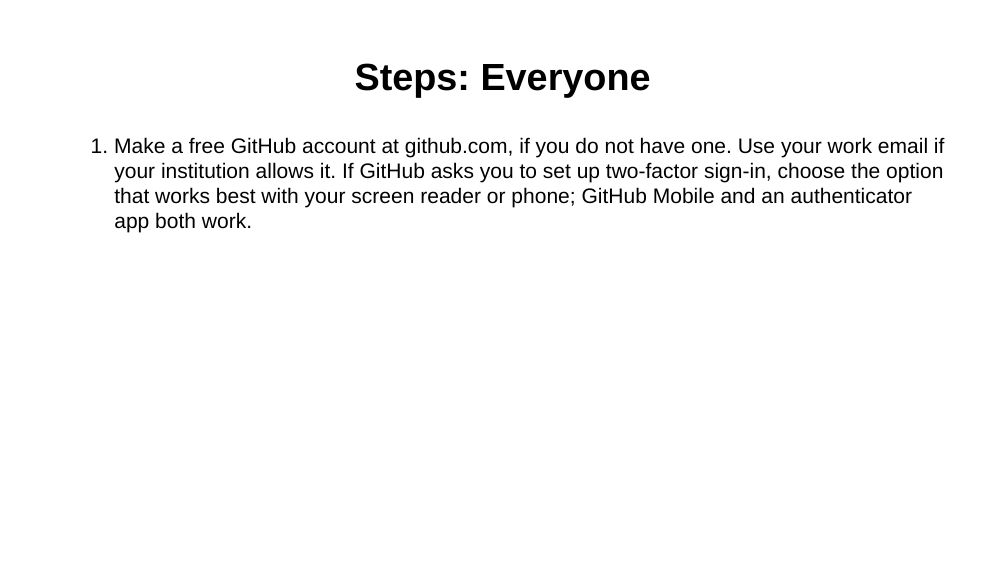
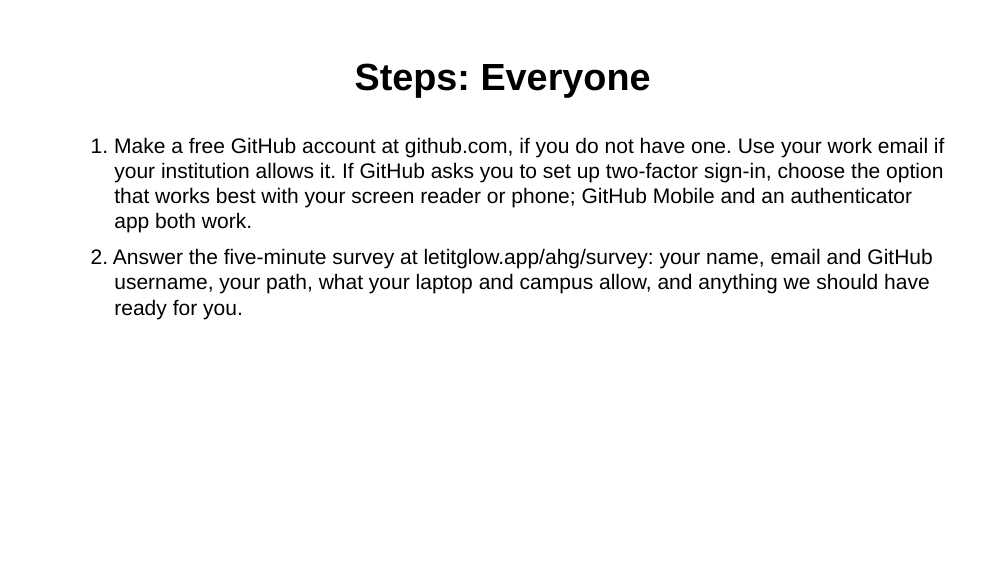
Before and after one commit to Community-Access/glow, a slide deck: slide 6 of docs/ahg-2026/kit/step-cards/0-before-the-day.pptx. Drawn at 1008x567 pixels with LibreOffice and Linux fonts; fonts in the diff are those of the drawing. Boxes give left, top, right and bottom in pixels: in the first picture for what was removed or moved away, otherwise in the second. Text is boxed around its words. In the diff, an @@ line names an element or a change of style, - is before the commit and + after.

```diff
--- a/docs/ahg-2026/kit/step-cards/0-before-the-day.pptx
+++ b/docs/ahg-2026/kit/step-cards/0-before-the-day.pptx
@@ text at (x1=91, y1=248, x2=932, y2=319): paragraph added @@
+  2. Answer the five-minute survey at letitglow.app/ahg/survey: your name, email and GitHub username, your path, what your laptop and campus allow, and anything we should have ready for you.
```
Also in this commit, not shown: 28 other files.
